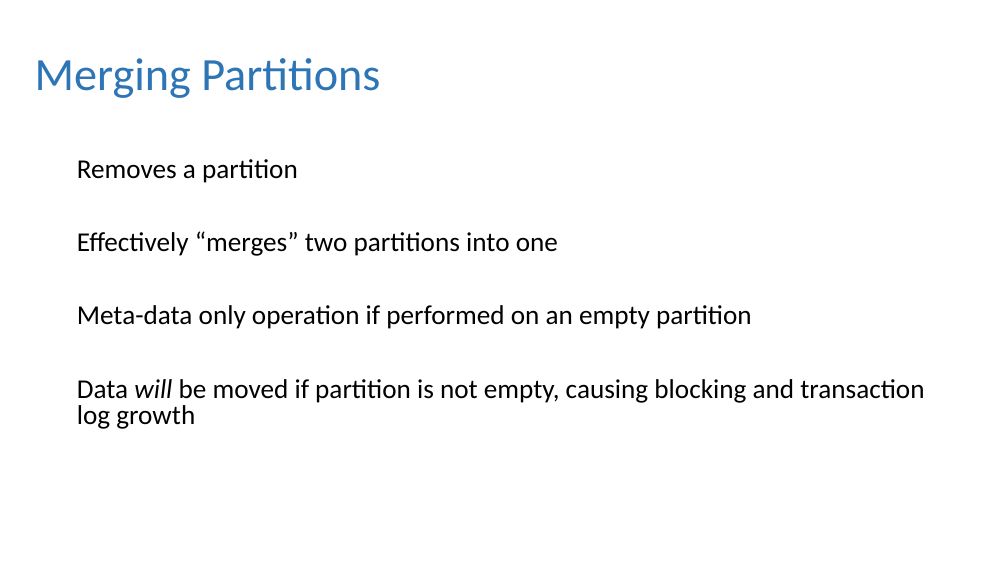
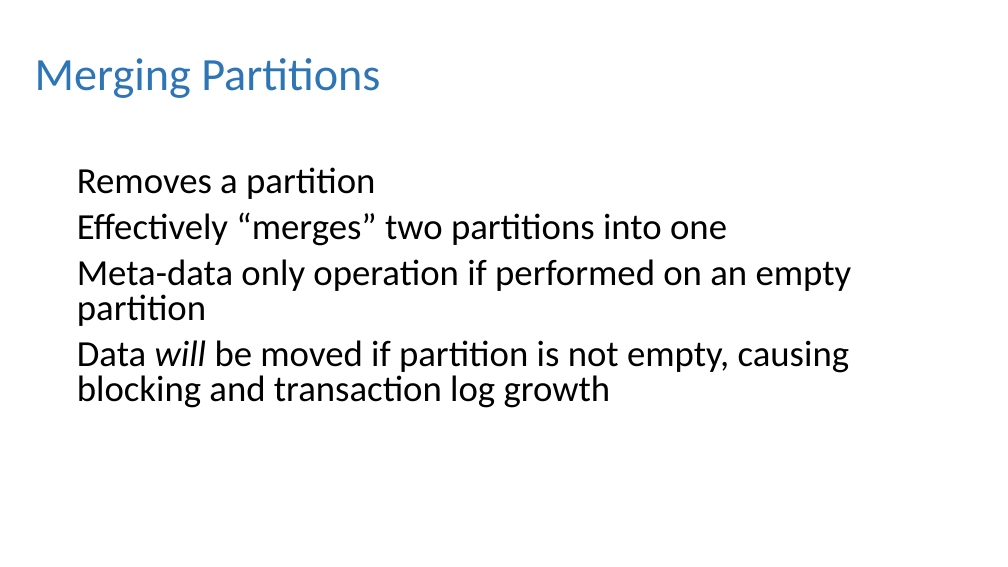
Before and after one commit to dbafromthecold/IntroToPartitioning, a slide deck: slide 21 of Intro to Partitioning.pptx. Drawn at 1008x567 pixels with LibreOffice and Linux fonts; fonts in the diff are those of the drawing; background and template pictures are left out. Boxes give left, top, right and bottom in pixels: in the first picture for what was removed or moved away, otherwise in the second. Text is boxed around its words. In the diff, an @@ line names an element or a change of style, - is before the commit and + after.

```diff
--- a/Intro to Partitioning.pptx
+++ b/Intro to Partitioning.pptx
@@ text "Removes a partition": place and size @@
-text "Removes a partition" at <box>77,159,924,429</box>
+text "Removes a partition" at <box>77,167,852,408</box>
@@ text "Removes a partition" at <box>77,167,852,408</box>: size 25.9 to 35 pt @@
```
Also in this commit, not shown: 20 other slides changed, 1 other file.
